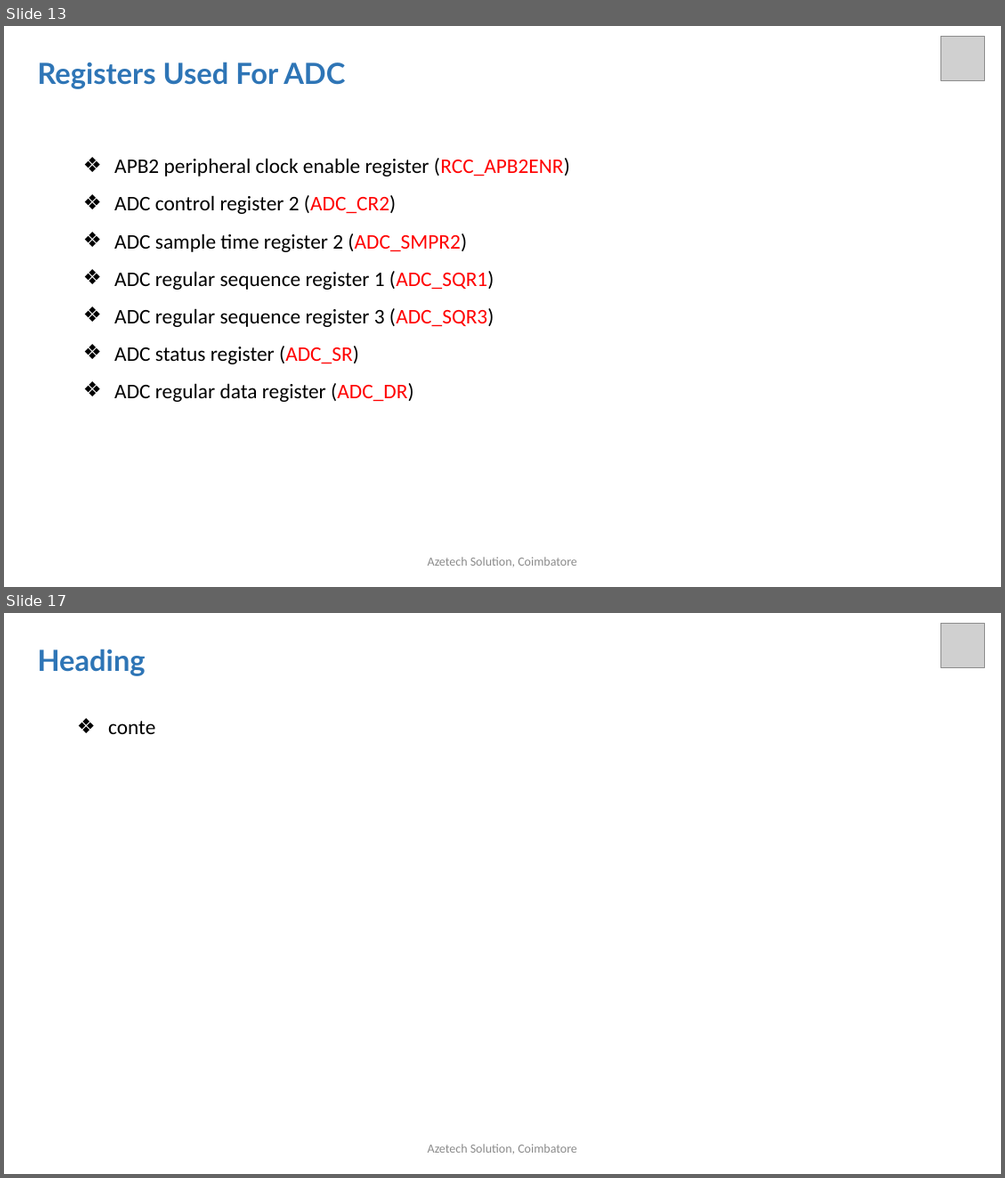
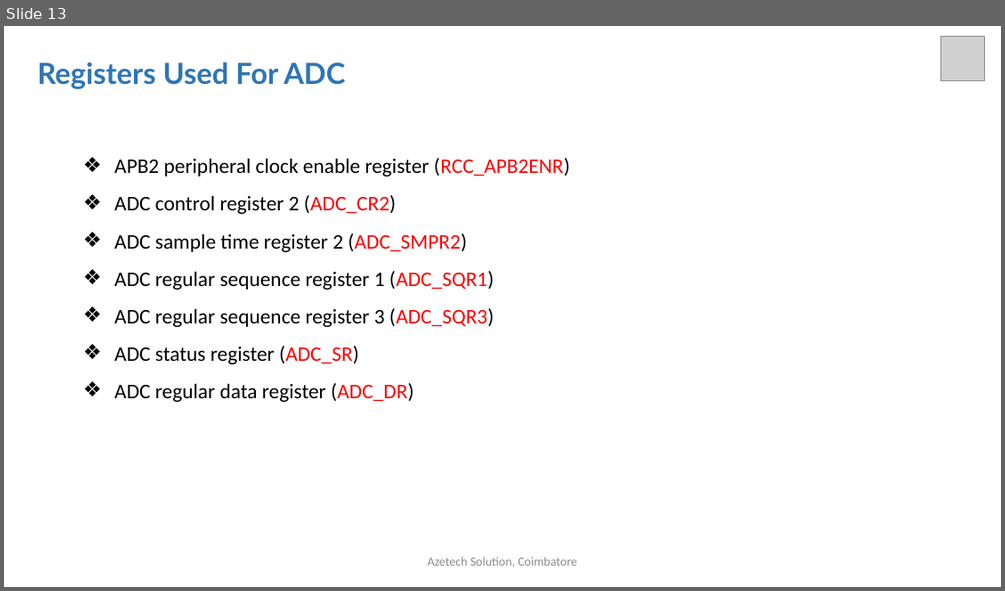
Before and after one commit to arulnelson/AZETECH-CLASS-NOTES, a slide deck: STM32_DOCS/STM32_ADC.pptx. Shown one above the other, each under a label of ours: slides 13 and 17 before the commit, slide 13 after it; the slides between them are not shown. The pictures are 1005x1178 and 1005x591 pixels, drawn with LibreOffice and Linux fonts; fonts in the diff are those of the drawing; grey boxes stand for pictures. Boxes give left, top, right and bottom in pixels: in the first picture for what was removed or moved away, otherwise in the second. Text is boxed around its words. In the diff, an @@ line names an element or a change of style, - is before the commit and + after.

```diff
--- a/STM32_DOCS/STM32_ADC.pptx
+++ b/STM32_DOCS/STM32_ADC.pptx
@@ slide 17 removed at bbox=[4, 613, 1001, 1174], background #FFFFFF @@
@@ picture removed at bbox=[941, 624, 985, 667] @@
@@ text removed at bbox=[38, 649, 146, 676] @@
-Heading
@@ text removed at bbox=[108, 721, 155, 734] @@
-❖ conte
@@ text removed at bbox=[428, 1143, 577, 1153] @@
-Azetech Solution, Coimbatore
```
Also in this commit, not shown: 3 slides changed.
